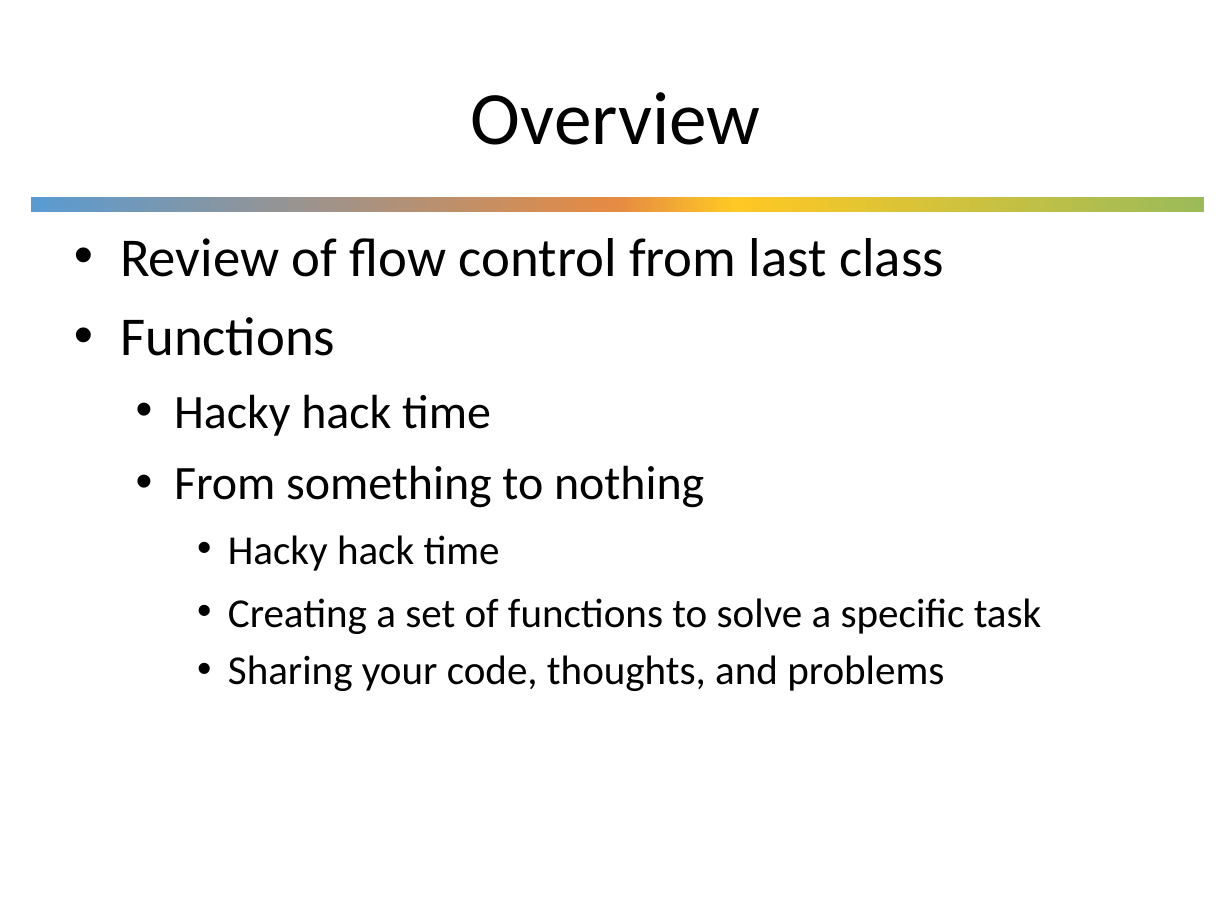
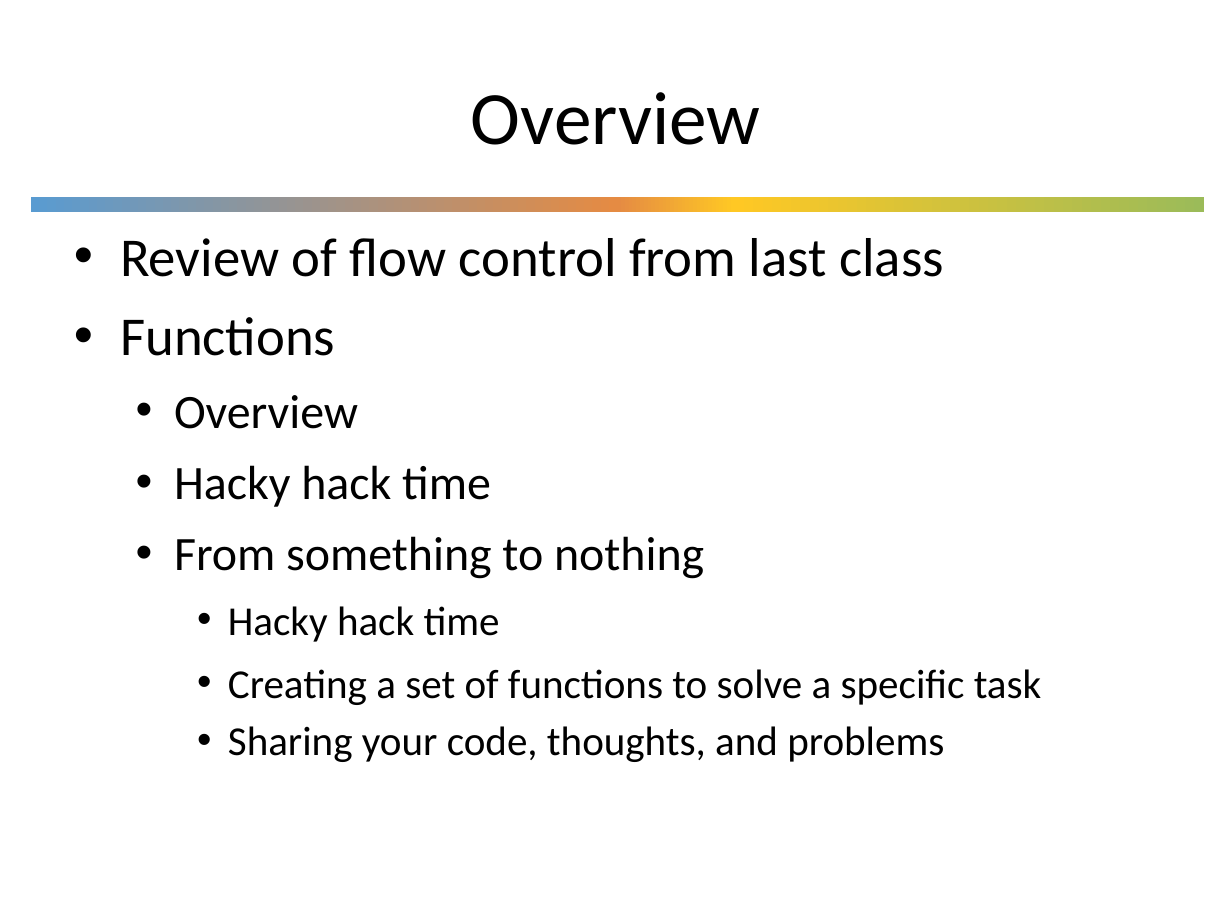
Before and after one commit to UWDIRECT/UWDIRECT.github.io, a slide deck: slide 2 of SEDS_content/05.Procedural_Python.part2.pptx. Drawn at 1232x924 pixels with LibreOffice and Linux fonts; fonts in the diff are those of the drawing; background and template pictures are left out. Boxes give left, top, right and bottom in pixels: in the first picture for what was removed or moved away, otherwise in the second. Text is boxed around its words. In the diff, an @@ line names an element or a change of style, - is before the commit and + after.

```diff
--- a/SEDS_content/05.Procedural_Python.part2.pptx
+++ b/SEDS_content/05.Procedural_Python.part2.pptx
@@ text at <box>174,395,358,429</box>: paragraph added @@
+  • Overview
```
Also in this commit, not shown: 1 other slide changed, 2 other files.
